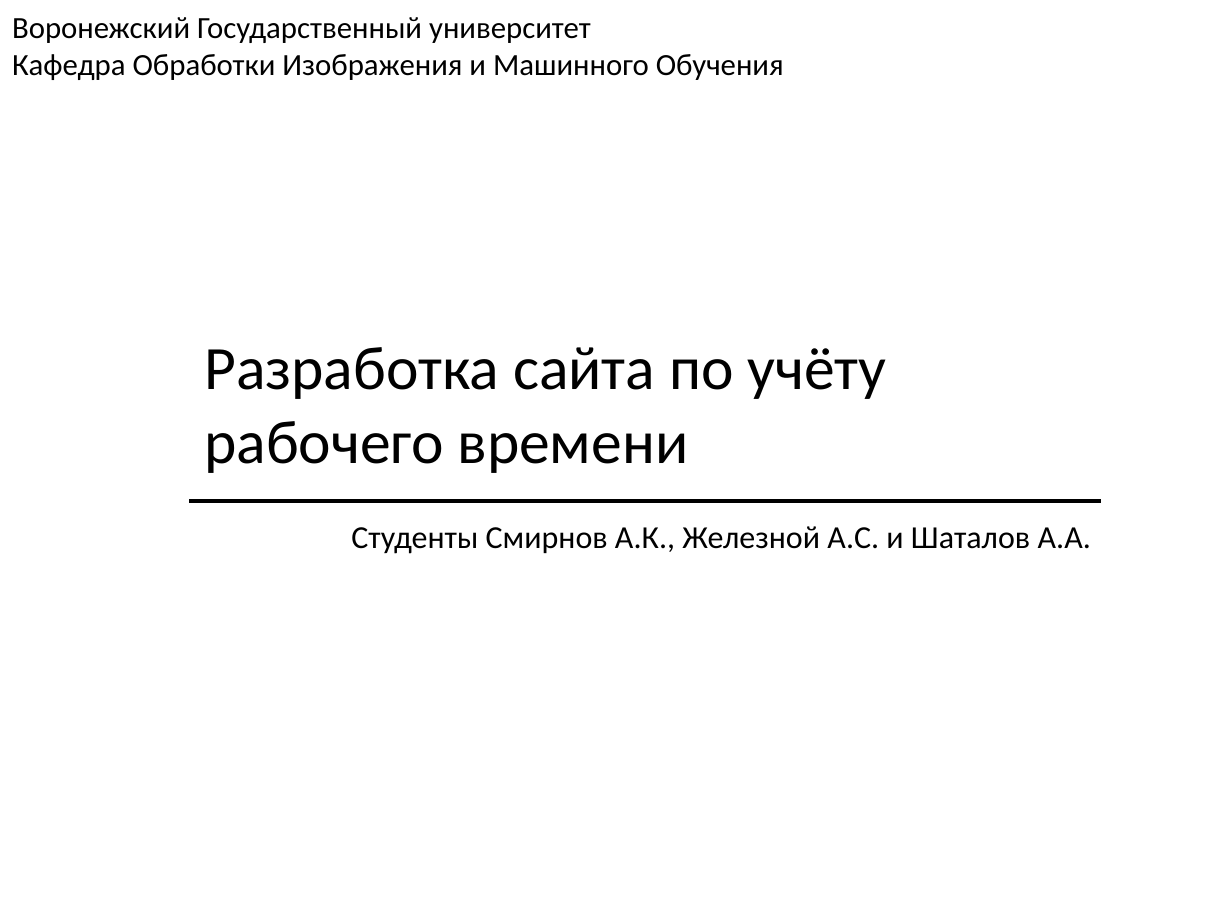
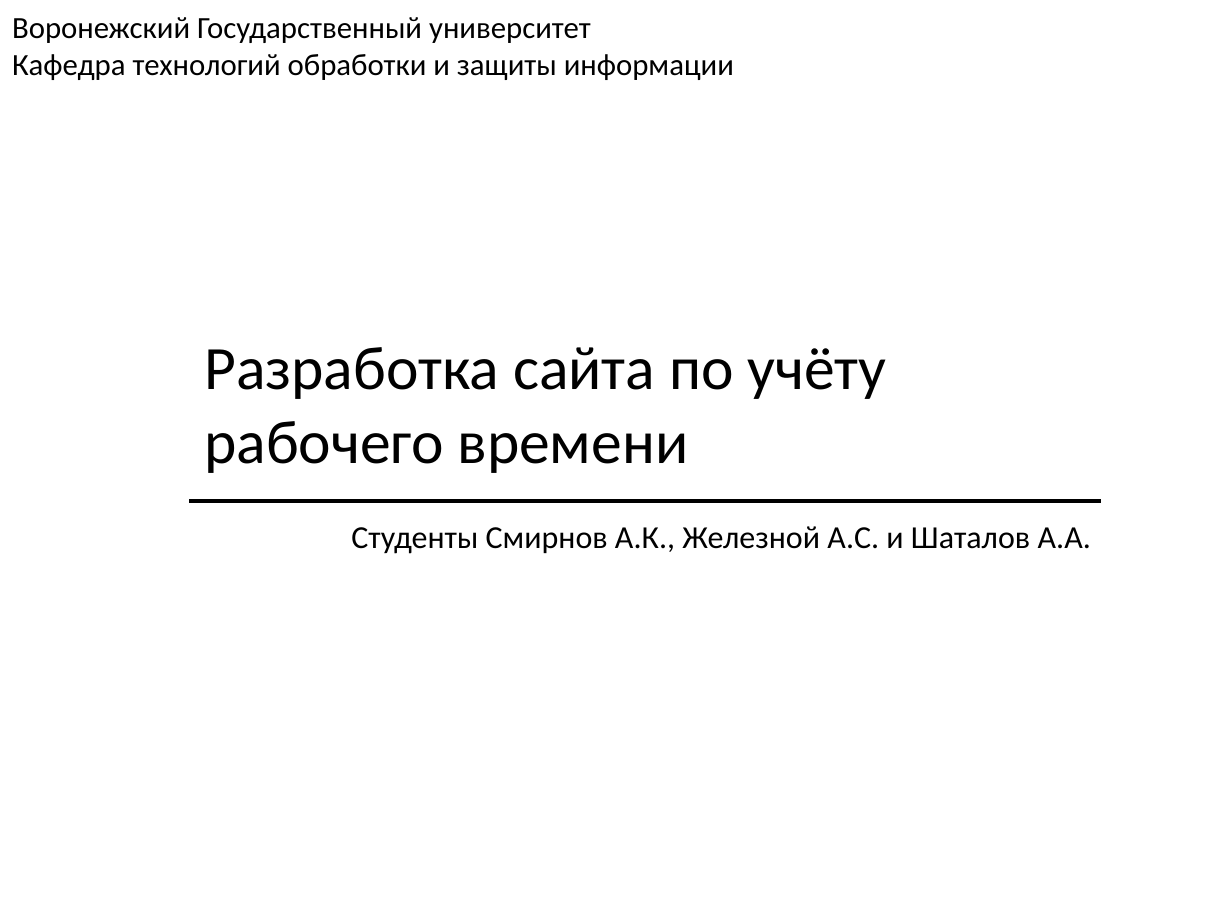
Before and after one commit to CompanyTimeManagementProject/Time_Management_Project, a slide deck: slide 1 of Documentation/Презентация ITime Last Version.pptx. Drawn at 1232x924 pixels with LibreOffice and Linux fonts; fonts in the diff are those of the drawing. Boxes give left, top, right and bottom in pixels: in the first picture for what was removed or moved away, otherwise in the second. Text is boxed around its words. In the diff, an @@ line names an element or a change of style, - is before the commit and + after.

```diff
--- a/Documentation/Презентация ITime Last Version.pptx
+++ b/Documentation/Презентация ITime Last Version.pptx
@@ text at box(12, 54, 734, 80): text changed @@
-Кафедра Обработки Изображения и Машинного Обучения
+Кафедра технологий обработки и защиты информации
```
Also in this commit, not shown: 2 other slides changed.
